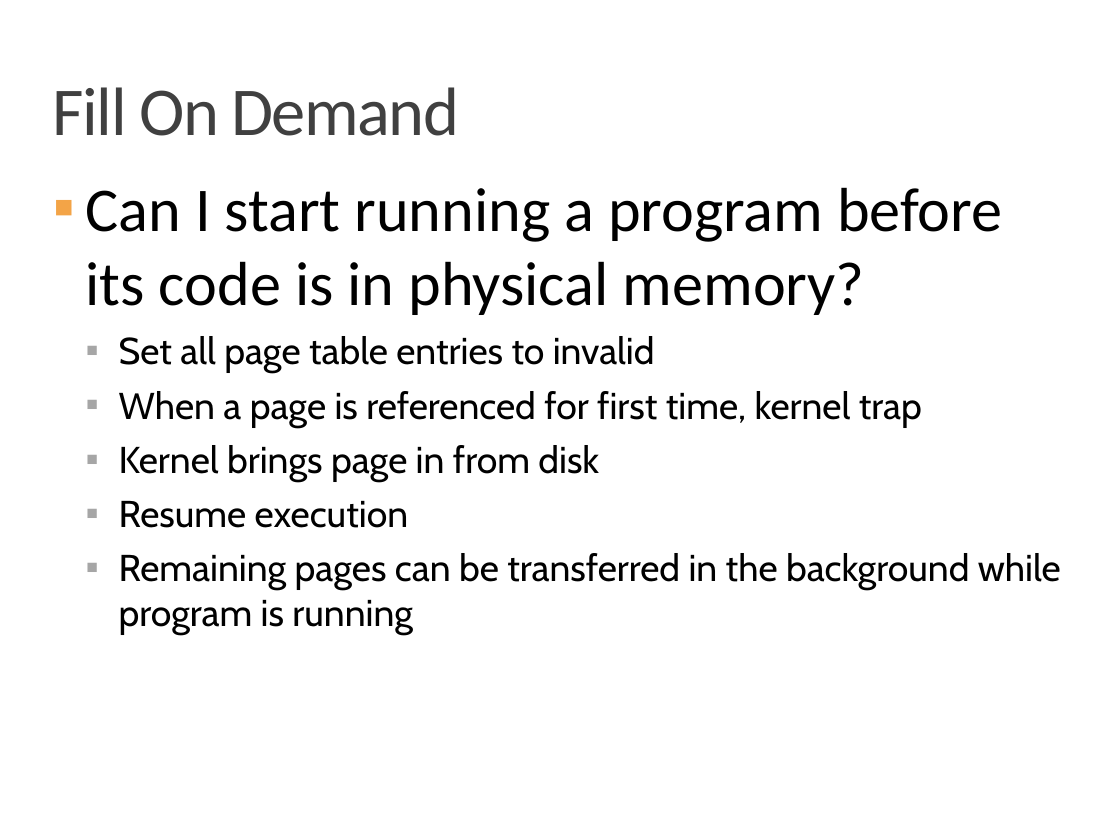
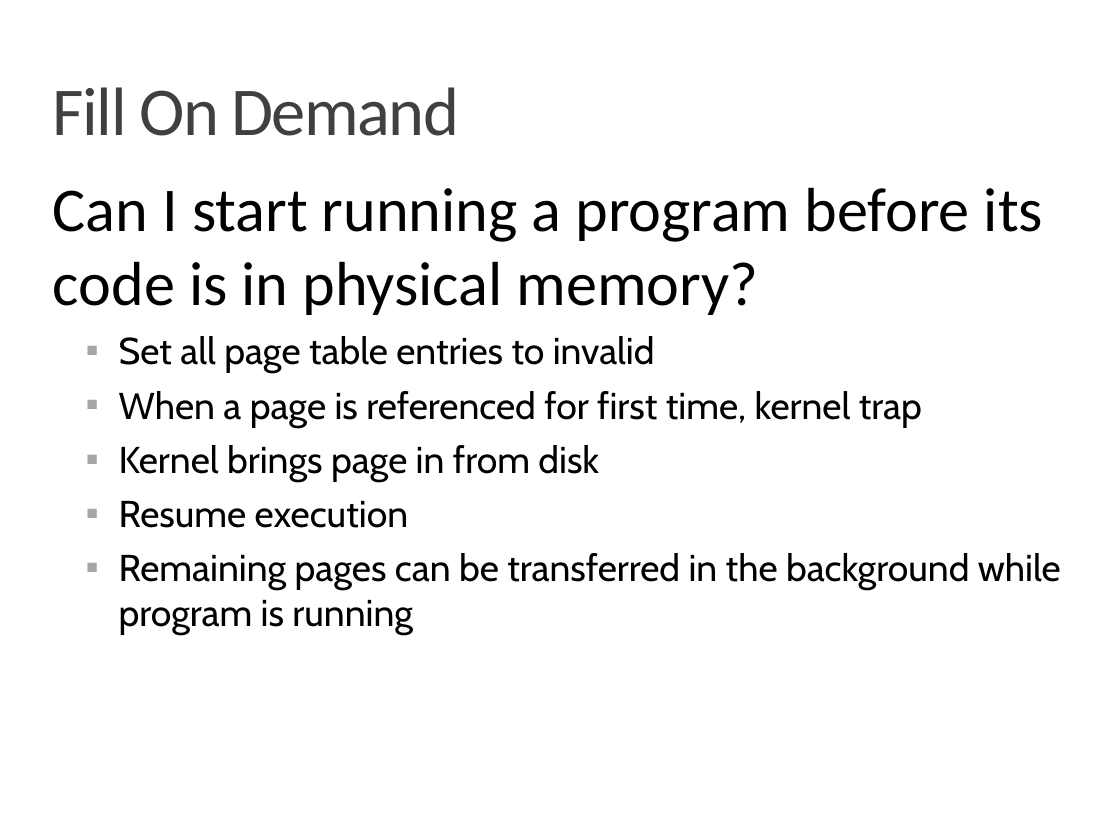
Before and after one commit to CattoAJ/MC504-2018s2, a slide deck: slide 27 of notebooks/nb180903/MC504-2018s2-T11(v1)-Paging.pptx. Drawn at 1120x840 pixels with LibreOffice and Linux fonts; fonts in the diff are those of the drawing. Boxes give left, top, right and bottom in pixels: in the first picture for what was removed or moved away, otherwise in the second. Text is boxed around its words. In the diff, an @@ line names an element or a change of style, - is before the commit and + after.

```diff
--- a/notebooks/nb180903/MC504-2018s2-T11(v1)-Paging.pptx
+++ b/notebooks/nb180903/MC504-2018s2-T11(v1)-Paging.pptx
@@ text at bbox=[53, 187, 1043, 315]: bullet ▪ to none @@
```
Also in this commit, not shown: 9 other slides changed, 16 other files.
